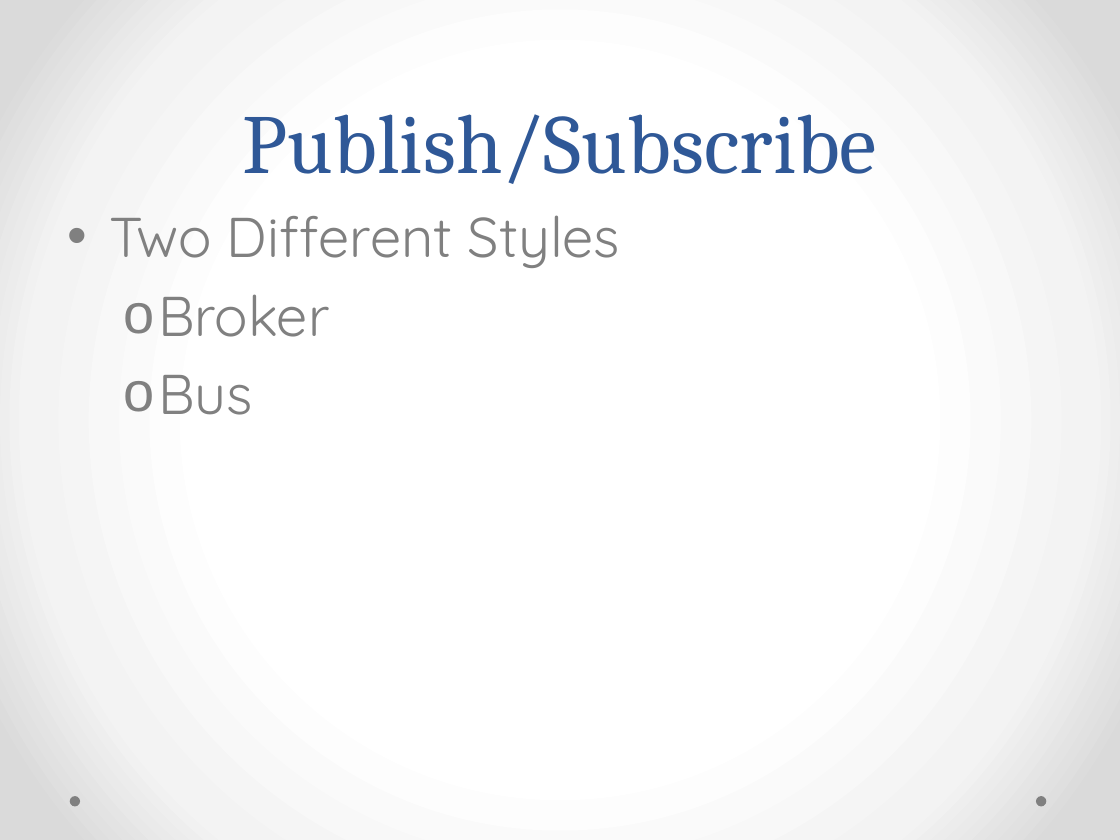
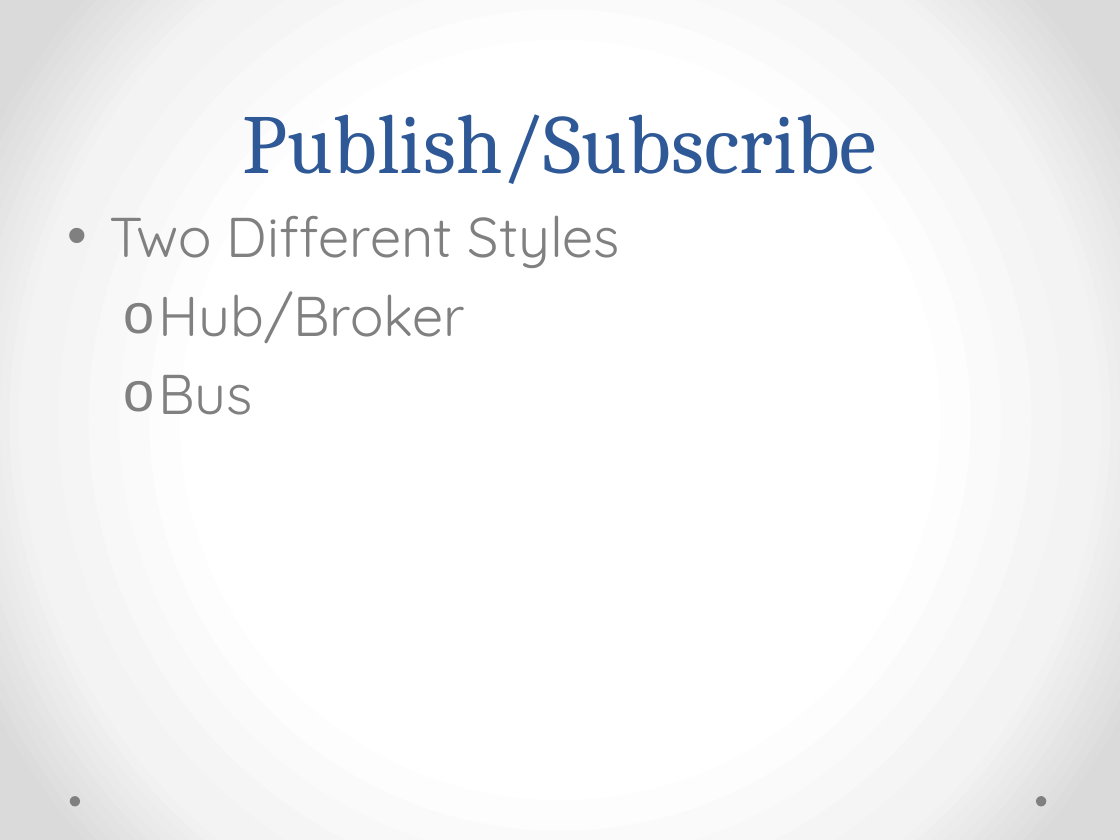
Before and after one commit to ekepes/Presentations, a slide deck: slide 5 of GetOnTheBus/Get on the Bus with MassTransit.pptx. Drawn at 1120x840 pixels with LibreOffice and Linux fonts; fonts in the diff are those of the drawing. Boxes give left, top, right and bottom in pixels: in the first picture for what was removed or moved away, otherwise in the second. Text is boxed around its words. In the diff, an @@ line names an element or a change of style, - is before the commit and + after.

Commit message:
Minor GetOnTheBus tweak

```diff
--- a/GetOnTheBus/Get on the Bus with MassTransit.pptx
+++ b/GetOnTheBus/Get on the Bus with MassTransit.pptx
@@ text at bbox=[158, 291, 465, 343]: text changed @@
-  o Broker
+  o Hub/Broker
```
